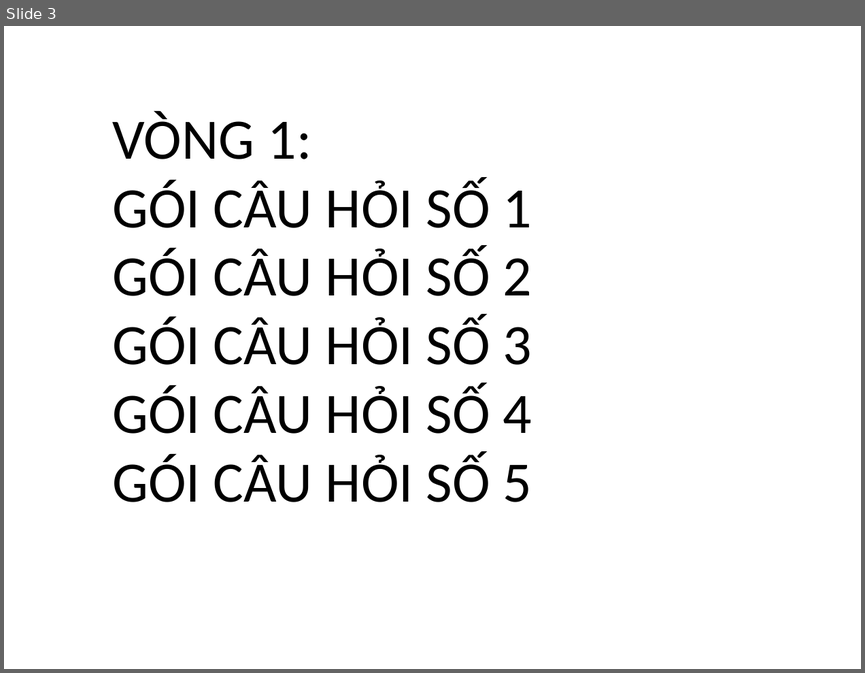
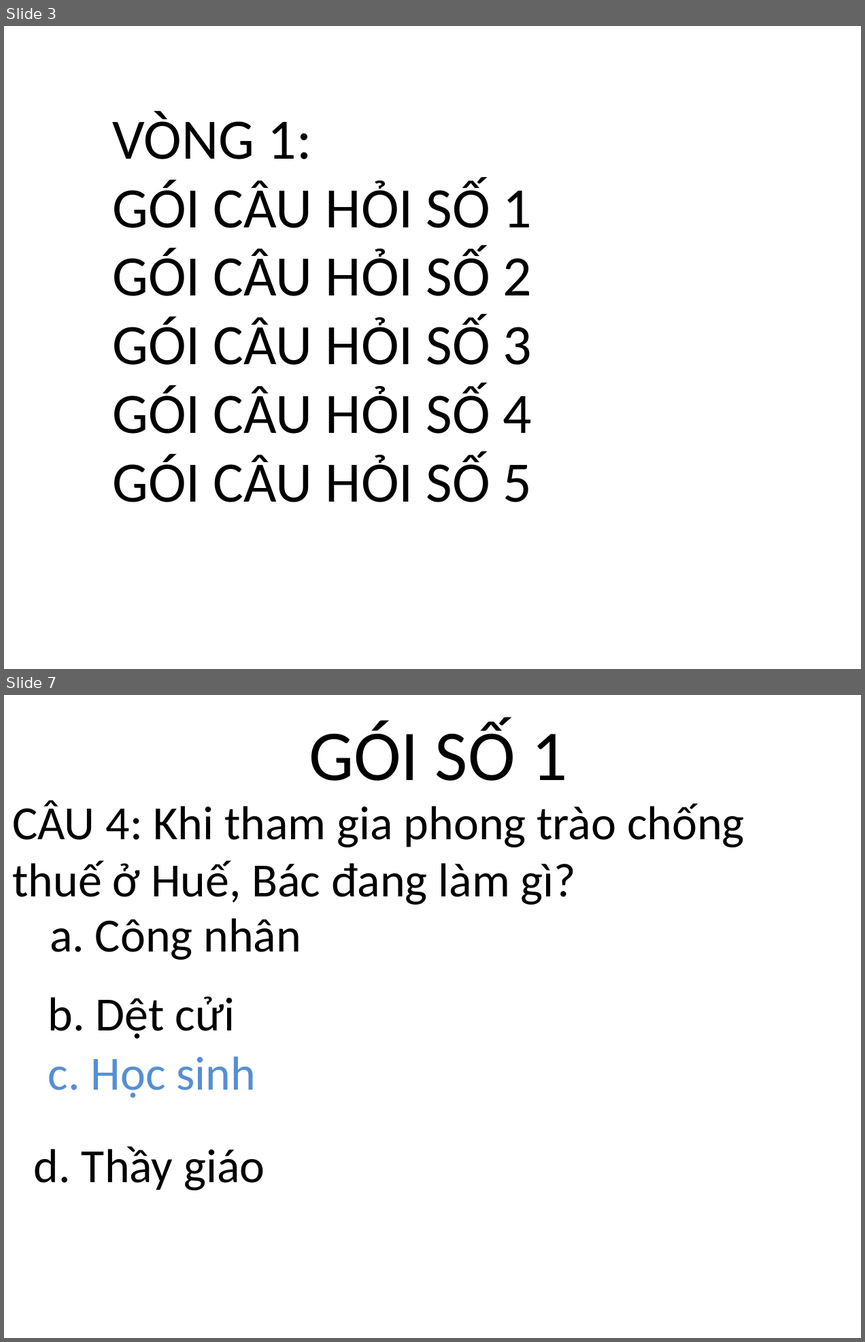
Before and after one commit to huytt/giao-an, a slide deck: hoi_thi.ppt. Shown one above the other, each under a label of ours: slide 3 before the commit, slides 3 and 7 after it; the slides between them are not shown. The pictures are 865x673 and 865x1342 pixels, drawn with LibreOffice and Linux fonts; fonts in the diff are those of the drawing; background and template pictures are left out. Boxes give left, top, right and bottom in pixels: in the first picture for what was removed or moved away, otherwise in the second. Text is boxed around its words. In the diff, an @@ line names an element or a change of style, - is before the commit and + after.

```diff
--- a/hoi_thi.ppt
+++ b/hoi_thi.ppt
@@ slide 7 added at bbox=[4, 695, 861, 1338], background picture (left out) @@
@@ text added at bbox=[309, 720, 567, 781], 60 pt, text #000000 @@
+GÓI SỐ 1
@@ text added at bbox=[12, 800, 745, 904], 40 pt, text #000000 @@
+CÂU 4: Khi tham gia phong trào chống thuế ở Huế, Bác đang làm gì?
@@ text added at bbox=[50, 918, 301, 960], 40 pt, text #000000 @@
+a. Công nhân
@@ text added at bbox=[48, 996, 235, 1038], 40 pt, text #000000 @@
+b. Dệt cửi
@@ text added at bbox=[48, 1056, 256, 1098], 40 pt, text #558ED5 @@
+c. Học sinh
@@ text added at bbox=[34, 1146, 264, 1190], 40 pt, text #000000 @@
+d. Thầy giáo
```
Also in this commit, not shown: 2 slides changed, 10 other slides added, 4 slides removed.
